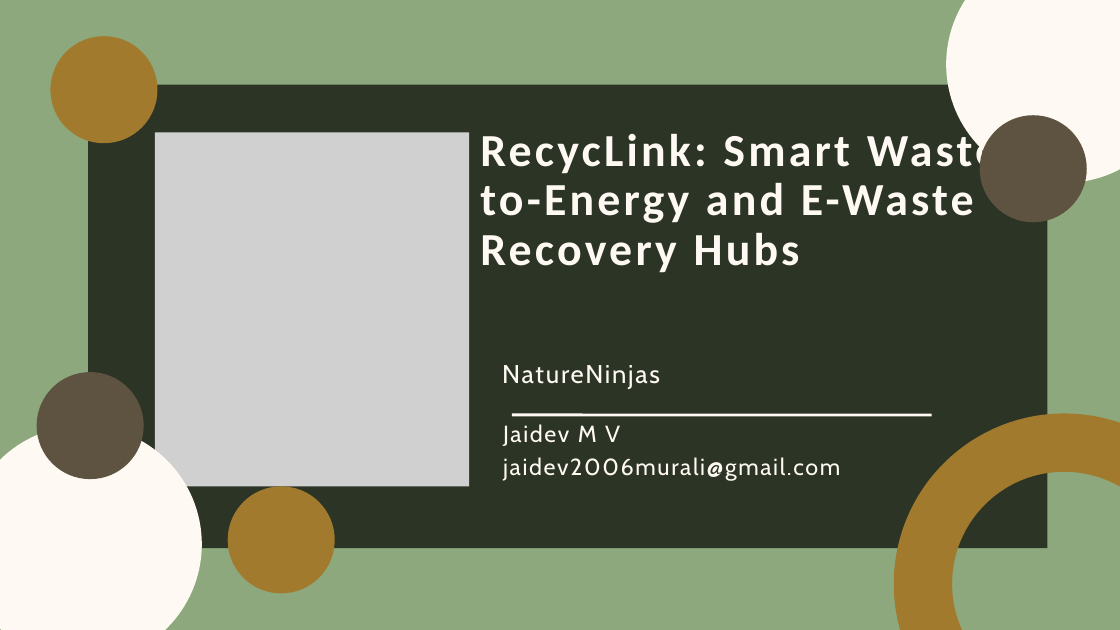
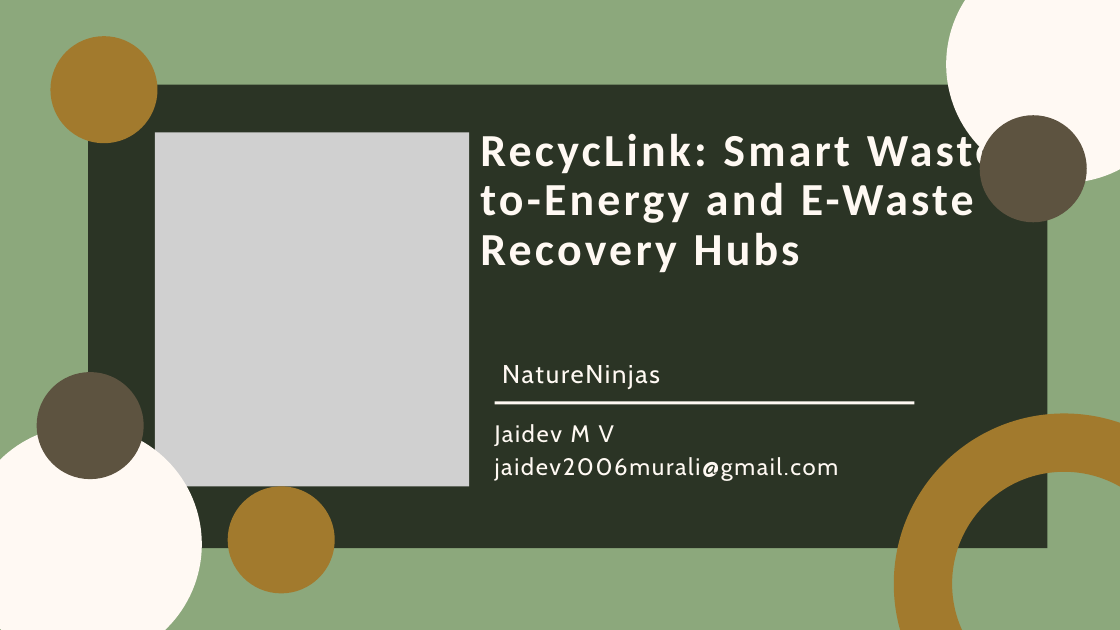
Before and after one commit to Jaidev20006/RecycLink, a slide deck: slide 1 of RecycLink Smart Waste-to-Energy and E-Waste Recovery Hubs.pptx. Drawn at 1120x630 pixels with LibreOffice and Linux fonts; fonts in the diff are those of the drawing; grey boxes stand for pictures. Boxes give left, top, right and bottom in pixels: in the first picture for what was removed or moved away, otherwise in the second. Text is boxed around its words. In the diff, an @@ line names an element or a change of style, - is before the commit and + after.

```diff
--- a/RecycLink Smart Waste-to-Energy and E-Waste Recovery Hubs.pptx
+++ b/RecycLink Smart Waste-to-Energy and E-Waste Recovery Hubs.pptx
@@ text "Jaidev M V": place and size @@
-text "Jaidev M V" at (503, 424, 840, 481)
+text "Jaidev M V" at (495, 424, 839, 481)
@@ text "Jaidev M V" at (495, 424, 839, 481): size 30 to 30.6 pt; alignment left to justified; line spacing 42pt to 42.9pt @@
@@ line moved from (512, 415) - (932, 415) to (494, 403) - (914, 403) @@
```
Also in this commit, not shown: 1 other slide changed.
